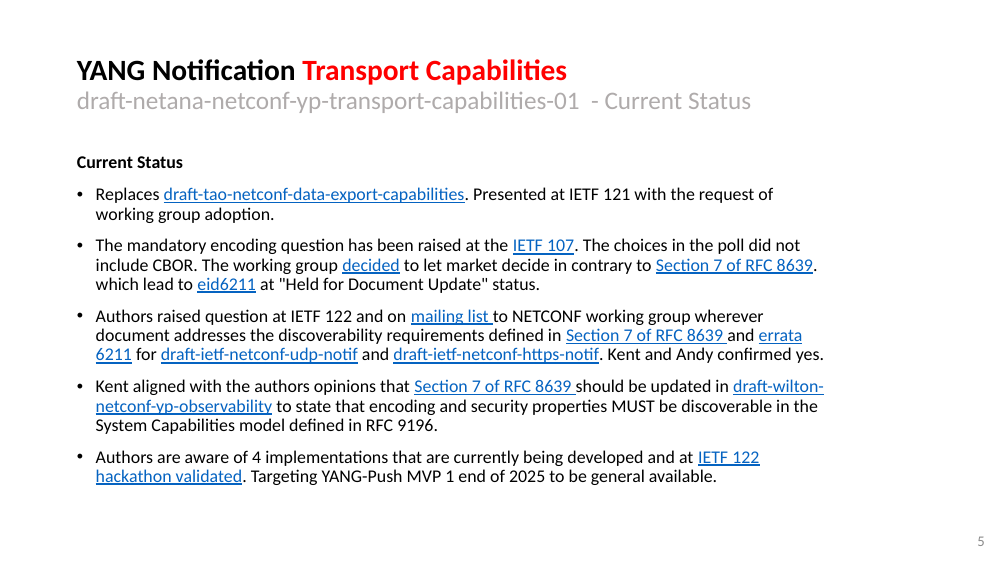
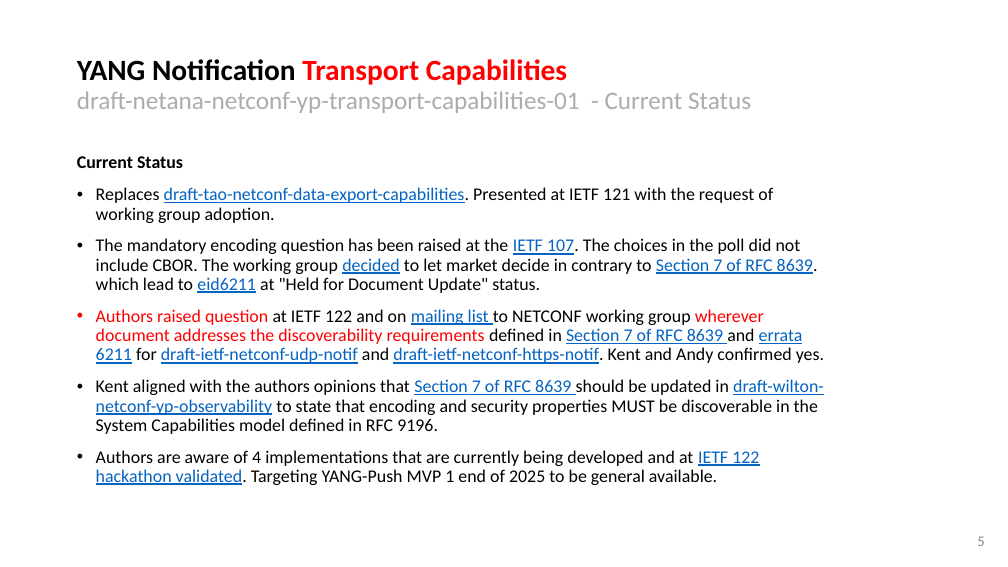
Before and after one commit to network-analytics/ietf-network-analytics-document-status, a slide deck: slide 5 of 122/NETCONF/netconf-nmop-interim-draft-netana-netconf-yp-transport-capabilities-02.pptx. Drawn at 1008x567 pixels with LibreOffice and Linux fonts; fonts in the diff are those of the drawing. Boxes give left, top, right and bottom in pixels: in the first picture for what was removed or moved away, otherwise in the second. Text is boxed around its words. In the diff, an @@ line names an element or a change of style, - is before the commit and + after.

```diff
--- a/122/NETCONF/netconf-nmop-interim-draft-netana-netconf-yp-transport-capabilities-02.pptx
+++ b/122/NETCONF/netconf-nmop-interim-draft-netana-netconf-yp-transport-capabilities-02.pptx
@@ text at (96,309,824,364): text colour #000000 to #FF0000 in "Authors raised question wherever document addresses the ..." @@
```
Also in this commit, not shown: 3 other files.
